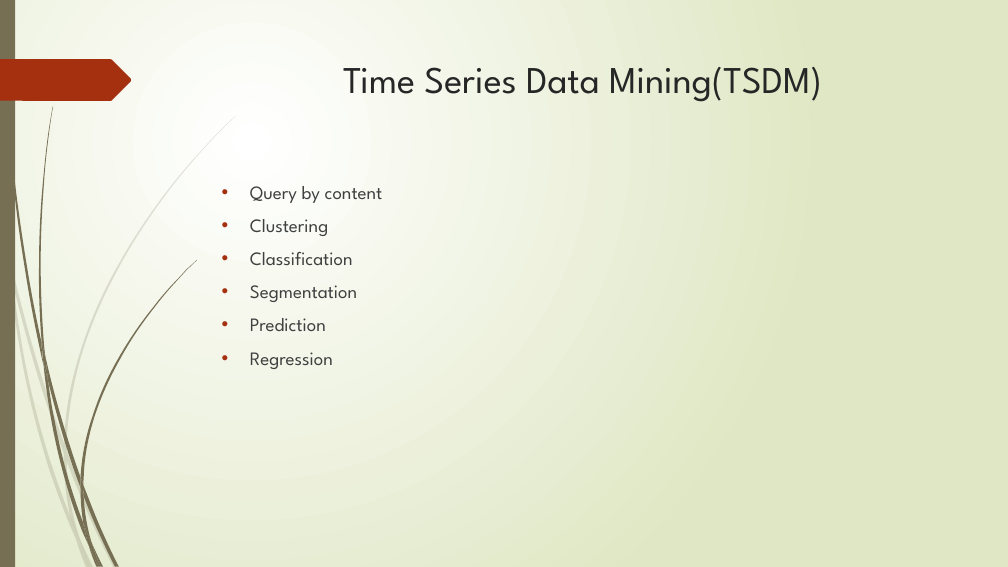
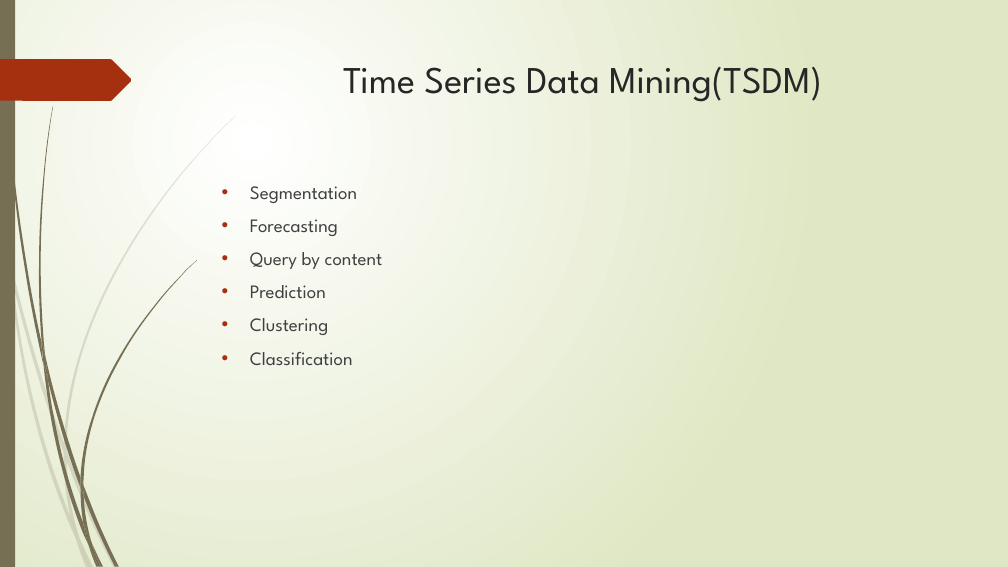
Before and after one commit to zixiaojindao/time-series-survey, a slide deck: slide 4 of slide/tsdm.pptx. Drawn at 1008x567 pixels with LibreOffice and Linux fonts; fonts in the diff are those of the drawing. Boxes give left, top, right and bottom in pixels: in the first picture for what was removed or moved away, otherwise in the second. Text is boxed around its words. In the diff, an @@ line names an element or a change of style, - is before the commit and + after.

```diff
--- a/slide/tsdm.pptx
+++ b/slide/tsdm.pptx
@@ text at (250,186,357,236): paragraphs added @@
+• Segmentation
+• Forecasting
@@ text at (250,285,326,298): paragraph added @@
+• Prediction
@@ text at (250,285,357,369): paragraphs removed @@
-• Segmentation
-• Prediction
-• Regression
```
Also in this commit, not shown: 2 other slides changed, 5 slides added, 1 other file.
